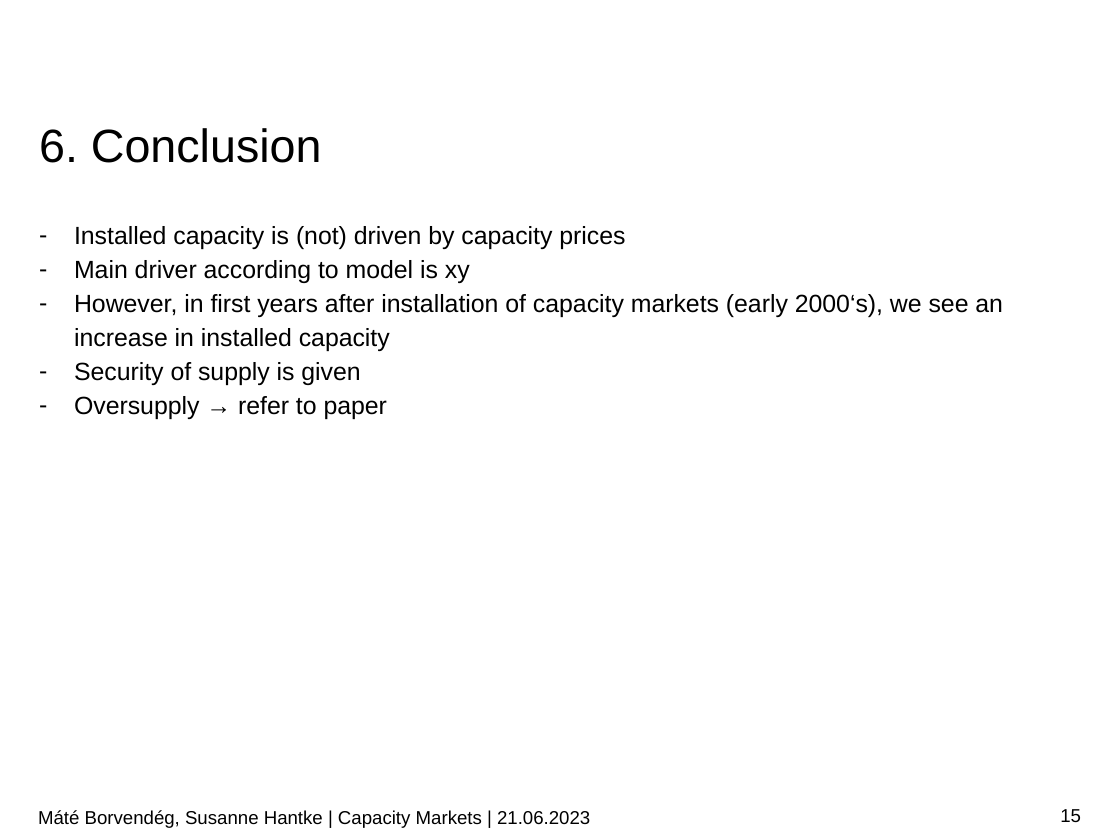
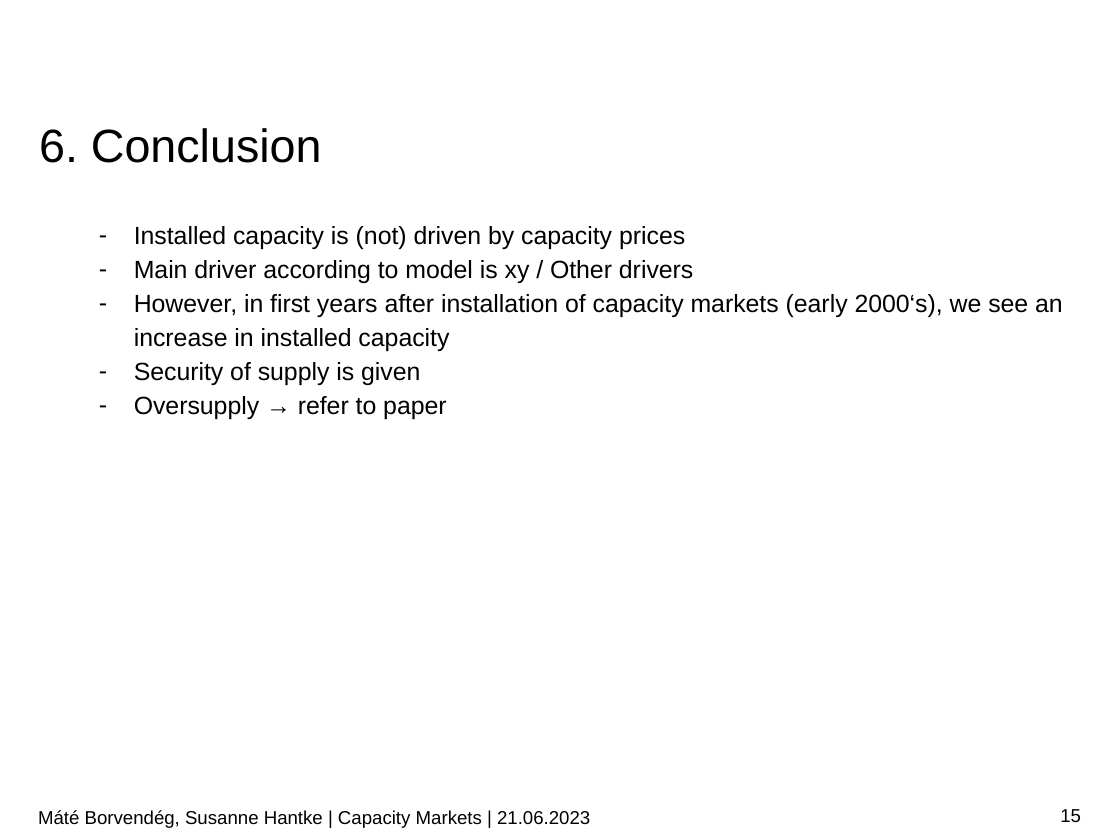
Before and after one commit to borvendegmate/tum_power_system_economics, a slide deck: slide 15 of Final_Presentation_Borvendeg_Hantke.pptx. Drawn at 1120x840 pixels with LibreOffice and Linux fonts; fonts in the diff are those of the drawing; background and template pictures are left out. Boxes give left, top, right and bottom in pixels: in the first picture for what was removed or moved away, otherwise in the second. Text is boxed around its words. In the diff, an @@ line names an element or a change of style, - is before the commit and + after.

```diff
--- a/Final_Presentation_Borvendeg_Hantke.pptx
+++ b/Final_Presentation_Borvendeg_Hantke.pptx
@@ text "Installed capacity is (not) driven ..." moved from (x1=74, y1=226, x2=1003, y2=419) to (x1=134, y1=226, x2=1063, y2=419) @@
@@ text at (x1=134, y1=260, x2=693, y2=283): text changed @@
-– Main driver according to model is xy
+– Main driver according to model is xy / Other drivers
```
Also in this commit, not shown: 13 other slides changed, 3 slides added.
